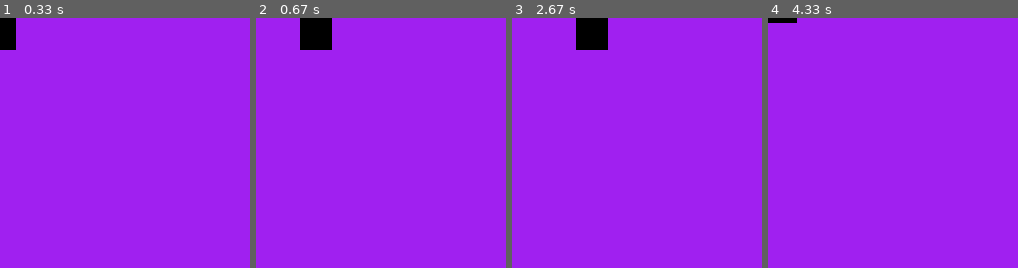
Above: before the commit, frames 1-4 (left to right).
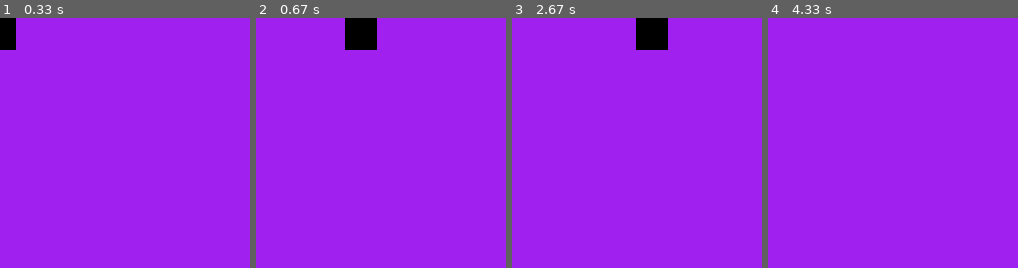
Above: after the commit, the same moments.

Repository: Issabel04/juego_pygame
Game: pygame game, started from code/main.py
The game is run twice, just before and just after one commit, with the same random seed, the same clock (stepped at 60 frames per second) and the same inputs.
Inputs:
- Up to frame 1 (0.33 s): no input
- Up to frame 2 (0.67 s): hold D from 0.33 s (still down)
- Up to frame 3 (2.67 s): release D at 0.8 s; hold W 0.83-1.13 s; hold S 2.23-2.53 s; hold A from 2.57 s (still down)
- Up to frame 4 (4.33 s): release A at 2.97 s; hold W 3-3.37 s; hold S from 4.07 s (still down)
The pictures show only the part of the screen within x 0-50%, y 0-50%; the shares and areas given below are measured in that part.

Frame 1 is identical in both runs. In frame 2, 3.3% of the frame differs, in the area x 17-49%, y 0-13%; in frame 3, 3.3%; in frame 4, 0.2%.

Commit message:
Cambiamos la velocidad del jugador

Diff:
--- a/code/player.py
+++ b/code/player.py
@@ -16,7 +16,7 @@
 
         self.pos = pygame.math.Vector2()
 
-        self.speed = 200
+        self.speed = 350
 
         #(x,y)
 
